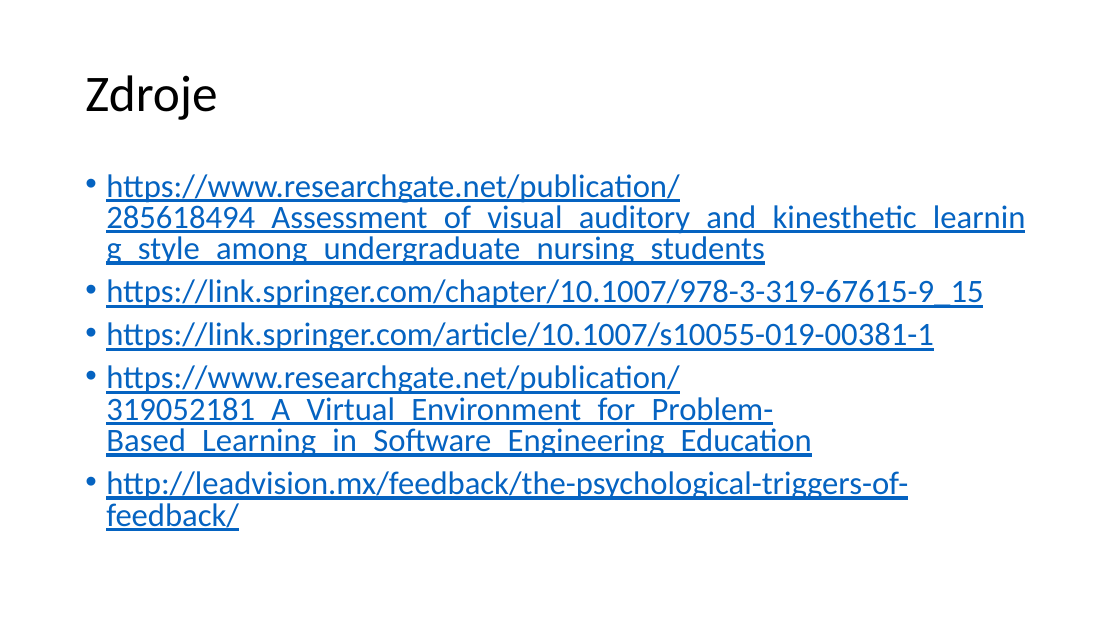
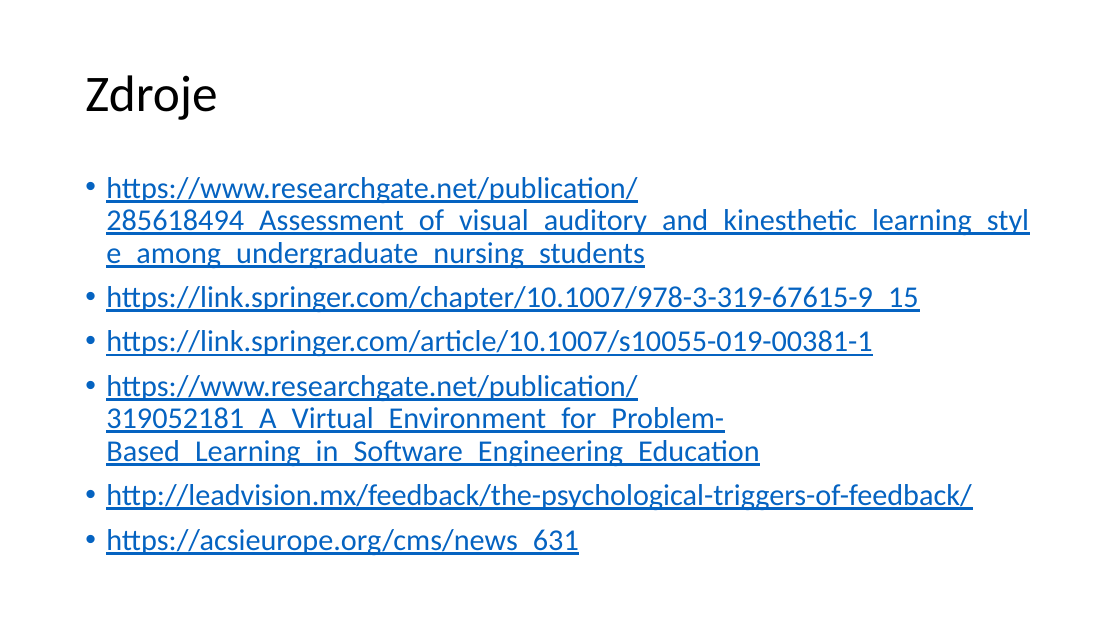
Before and after one commit to TomasTomcany/MIP-clanok, a slide deck: slide 10 of prezentácia/Využitie virtuálneho prostredia vo vzdelávaní Informačných technológií pomocou.pptx. Drawn at 1120x630 pixels with LibreOffice and Linux fonts; fonts in the diff are those of the drawing. Boxes give left, top, right and bottom in pixels: in the first picture for what was removed or moved away, otherwise in the second. Text is boxed around its words. In the diff, an @@ line names an element or a change of style, - is before the commit and + after.

```diff
--- a/prezentácia/Využitie virtuálneho prostredia vo vzdelávaní Informačných technológií pomocou.pptx
+++ b/prezentácia/Využitie virtuálneho prostredia vo vzdelávaní Informačných technológií pomocou.pptx
@@ text at box(106, 177, 1029, 511): size 28 to 25.9 pt; line spacing 0.8 to 0.9 @@
@@ text at box(106, 529, 578, 556): paragraph added @@
+• https://acsieurope.org/cms/news_631
```
Also in this commit, not shown: 2 other slides changed, 5 other files.
